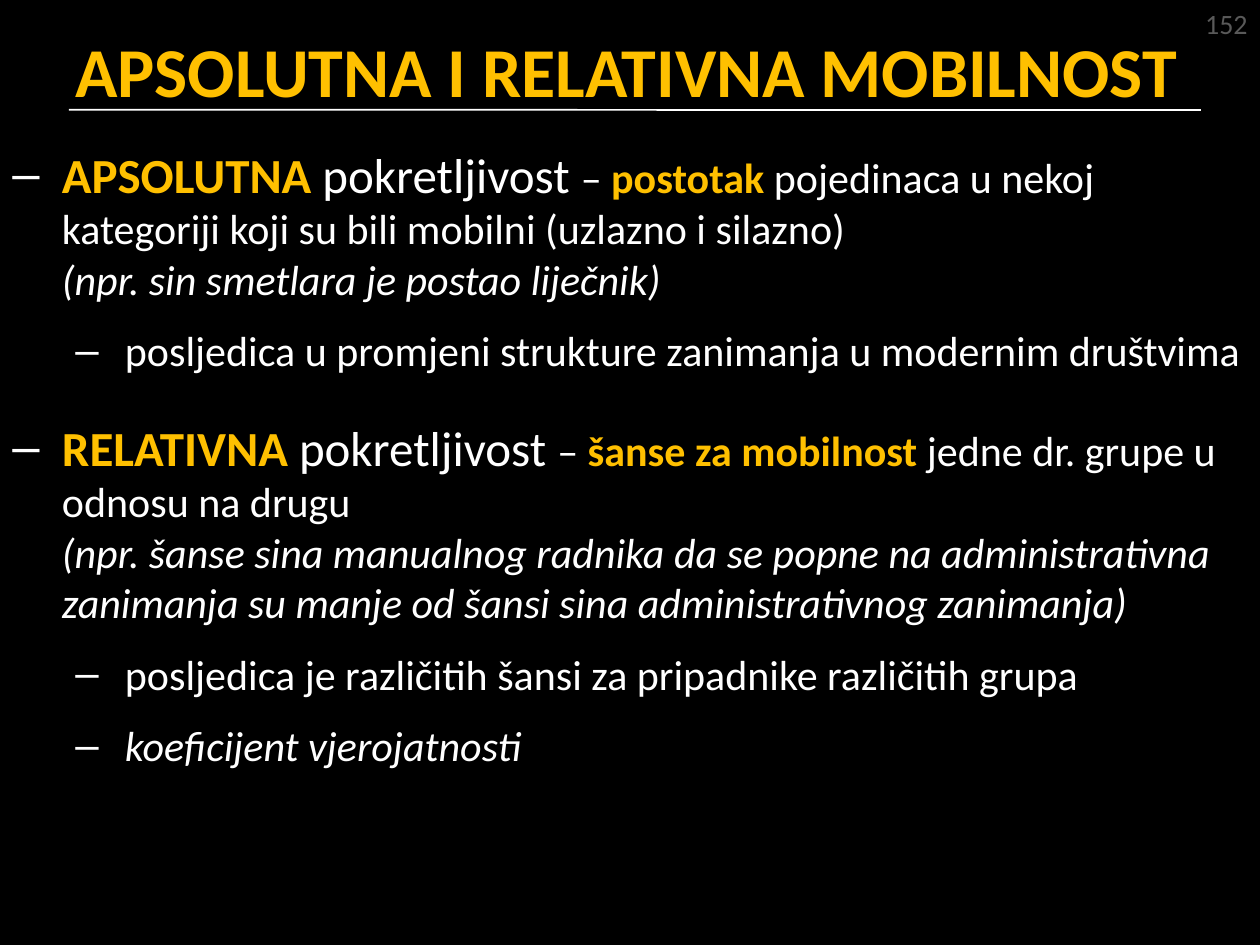
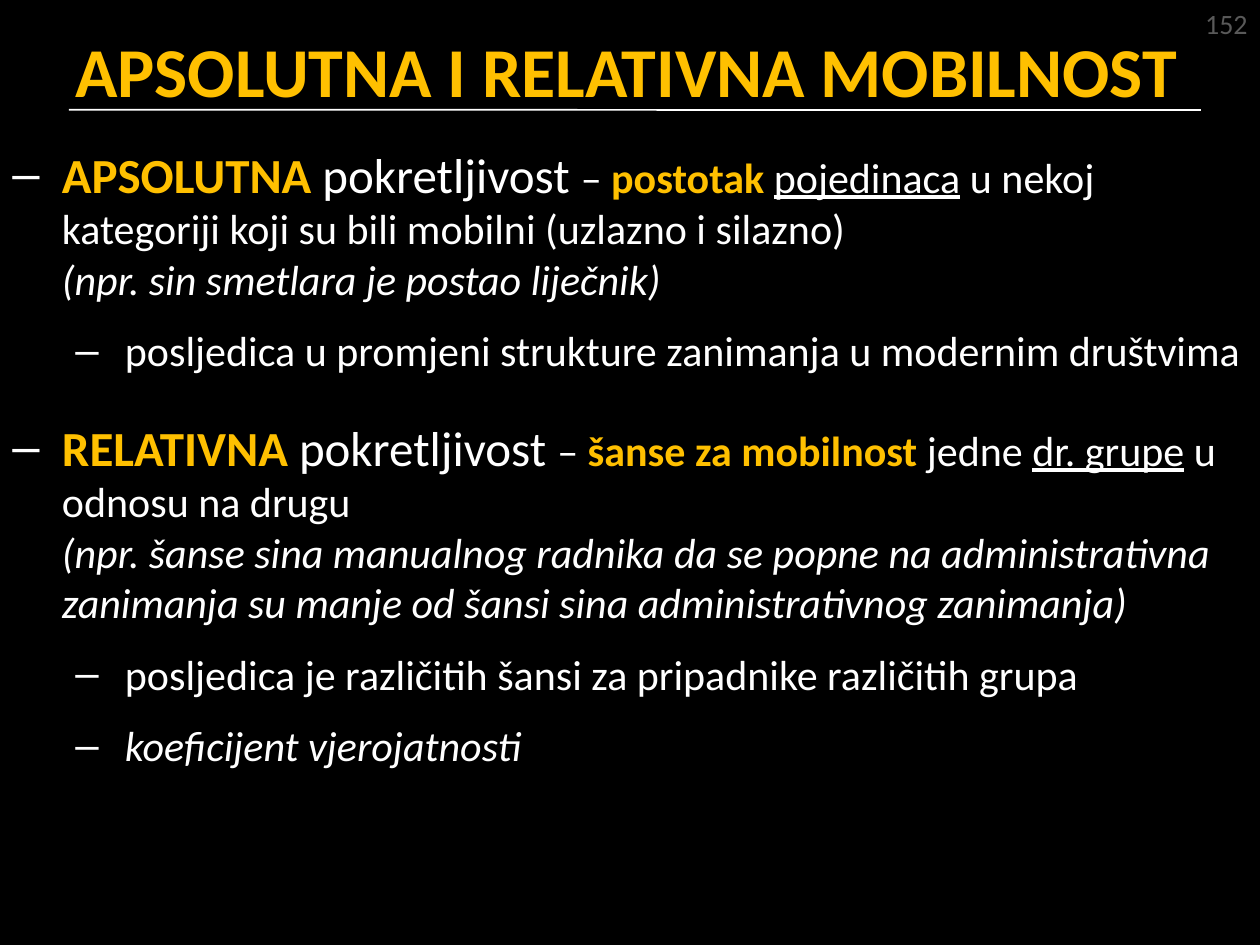
Before and after one commit to srednja-skola/sociologija, a slide deck: slide 25 of data/pptx/007_dr_nejednakosti_i_stratifikacija.pptx. Drawn at 1260x945 pixels with LibreOffice and Linux fonts; fonts in the diff are those of the drawing. Boxes give left, top, right and bottom in pixels: in the first picture for what was removed or moved away, otherwise in the second. Text is boxed around its words. In the diff, an @@ line names an element or a change of style, - is before the commit and + after.

```diff
--- a/data/pptx/007_dr_nejednakosti_i_stratifikacija.pptx
+++ b/data/pptx/007_dr_nejednakosti_i_stratifikacija.pptx
@@ text at (62, 159, 1216, 626): underline on in "pojedinaca", "dr. grupe" @@
```
Also in this commit, not shown: 18 other slides changed.
